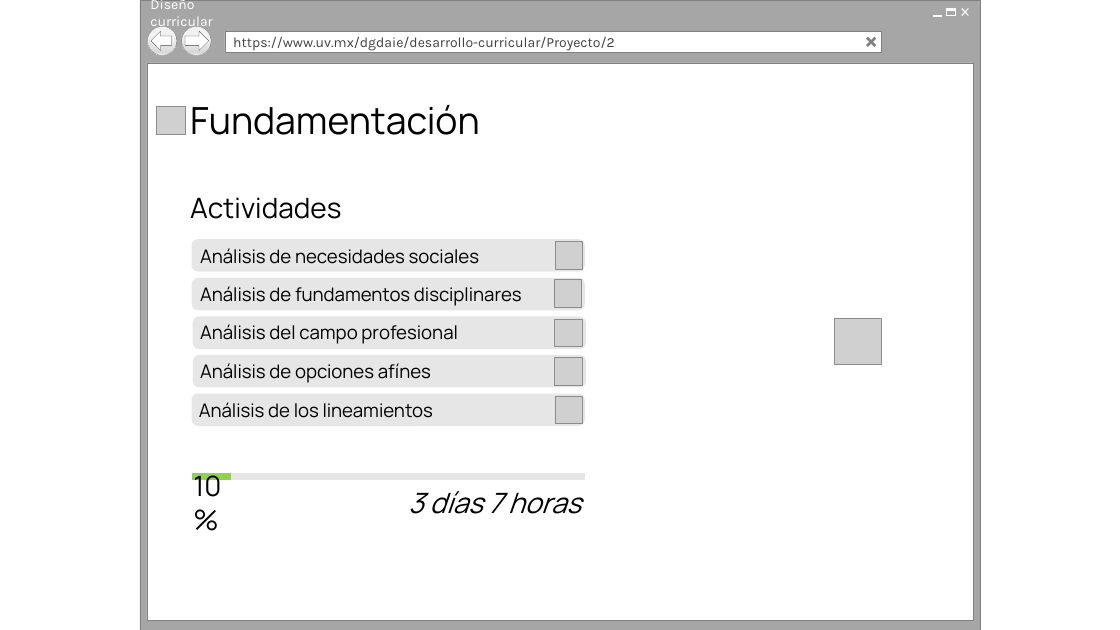
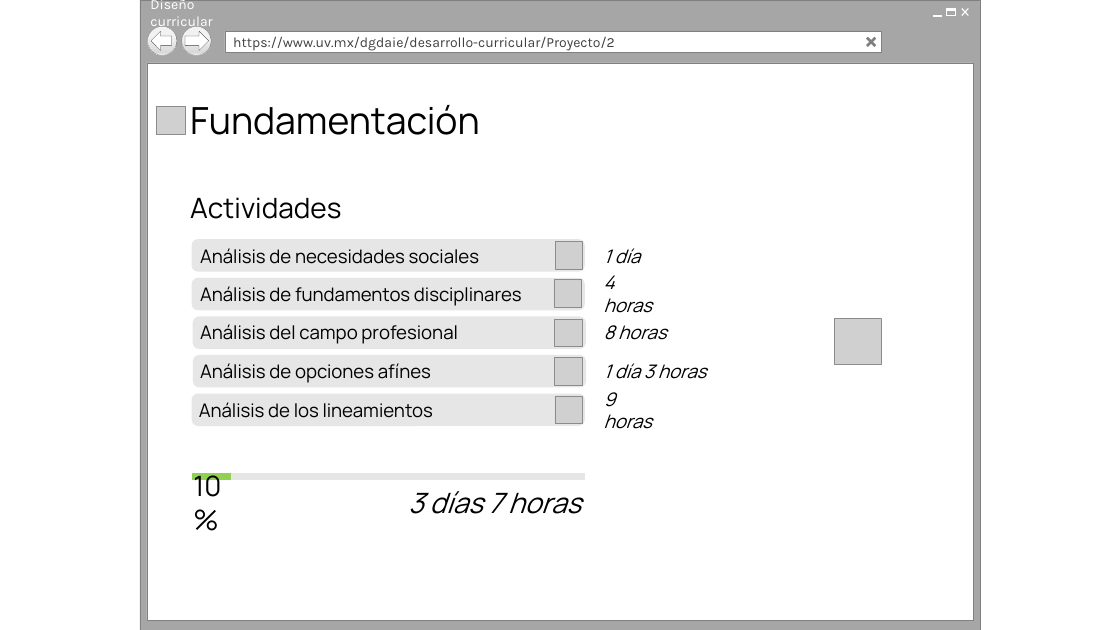
Before and after one commit to Senzho/DISENO_CURRICULAR_SS_05_2019, a slide deck: slide 14 of Diseño/Prototipos.pptx (slide 10 before the commit). Drawn at 1120x630 pixels with LibreOffice and Linux fonts; fonts in the diff are those of the drawing; grey boxes stand for pictures; background and template pictures are left out. Boxes give left, top, right and bottom in pixels: in the first picture for what was removed or moved away, otherwise in the second. Text is boxed around its words. In the diff, an @@ line names an element or a change of style, - is before the commit and + after.

```diff
--- a/Diseño/Prototipos.pptx
+++ b/Diseño/Prototipos.pptx
@@ text added at [604,248,641,264], 16 pt, text #000000, italic @@
+1 día
@@ text added at [604,275,652,313], 16 pt, text #000000, italic @@
+4 horas
@@ text added at [604,325,667,340], 16 pt, text #000000, italic @@
+8 horas
@@ text added at [604,363,707,379], 16 pt, text #000000, italic @@
+1 día 3 horas
@@ text added at [604,392,652,429], 16 pt, text #000000, italic @@
+9 horas
```
Also in this commit, not shown: 5 other slides changed, 8 slides added, 1 other file.
